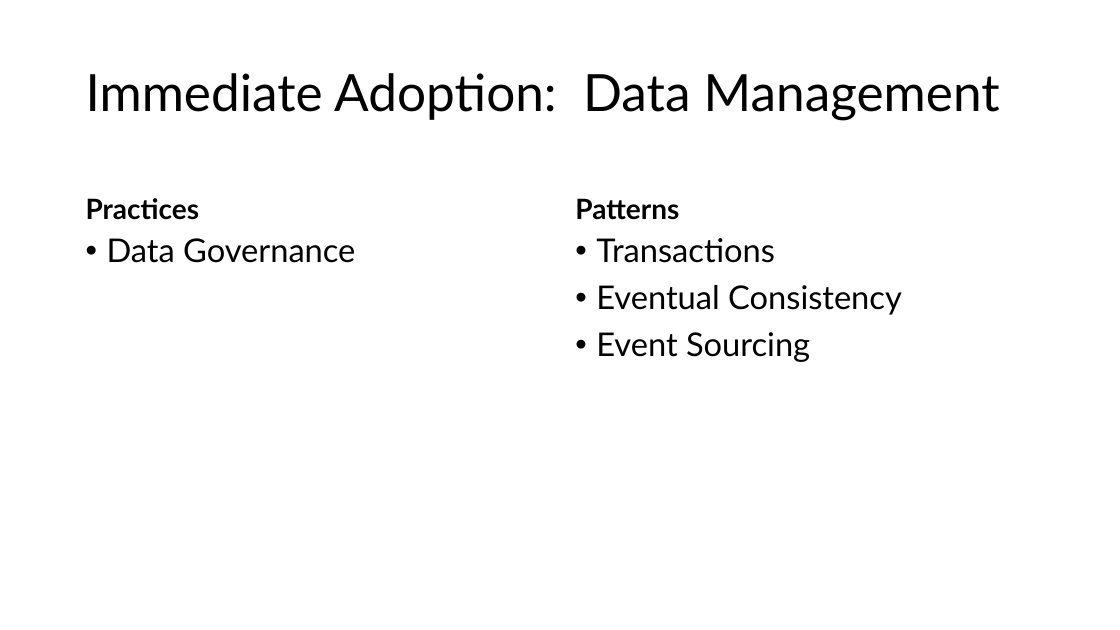
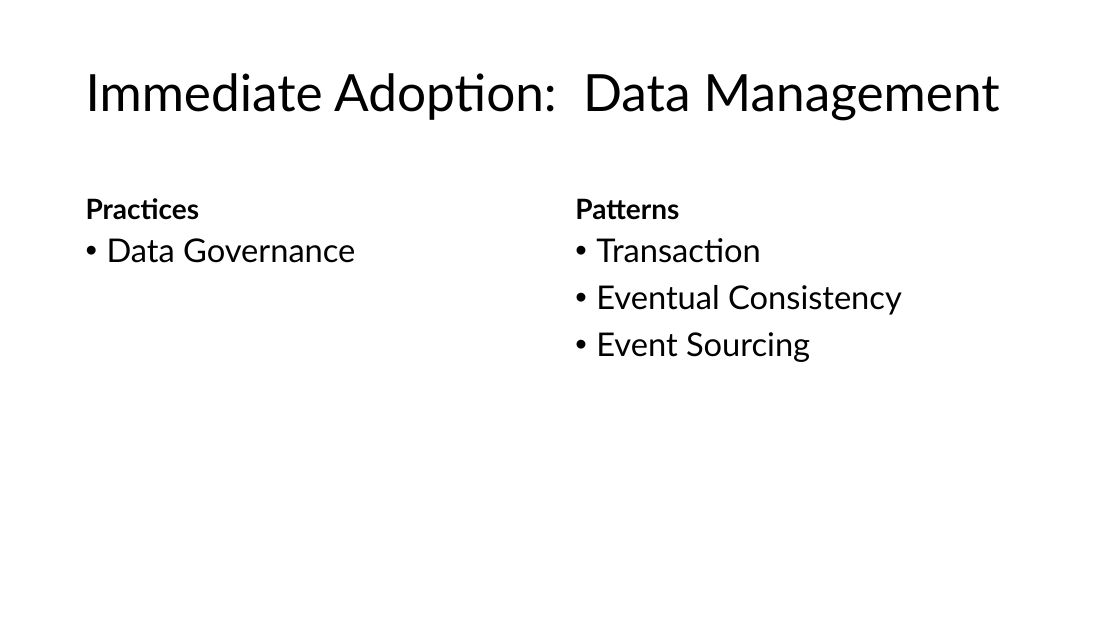
Before and after one commit to ericburcham/cloud-patterns-and-practices, a slide deck: slide 59 of presentation.pptx. Drawn at 1120x630 pixels with LibreOffice and Linux fonts; fonts in the diff are those of the drawing. Boxes give left, top, right and bottom in pixels: in the first picture for what was removed or moved away, otherwise in the second. Text is boxed around its words. In the diff, an @@ line names an element or a change of style, - is before the commit and + after.

```diff
--- a/presentation.pptx
+++ b/presentation.pptx
@@ text at [596, 238, 760, 263]: text changed @@
-• Transactions
+• Transaction
```
Also in this commit, not shown: 1 slide added.
